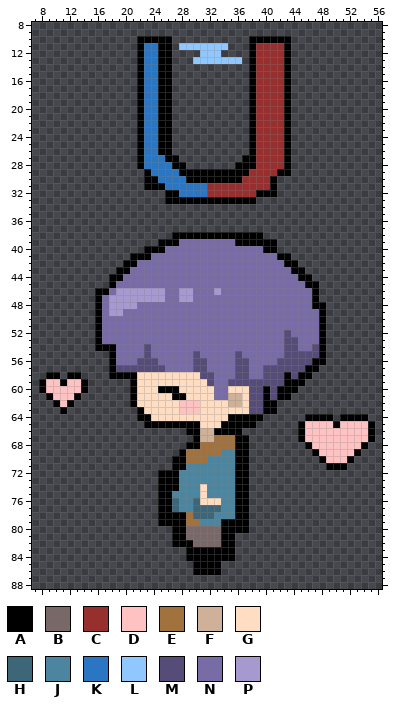
Edited in one commit: sprite sheet (Content/Sprites/mc/mc flirt 2.png). The picture above is the old version.
The file is 64x94 pixels. Shown: x 7..56, y 8..88.
Palette (. is transparent): A #000000  B #796868  C #982f2f  D #ffc2c2  E #a2723e  F #cfb199  G #ffddc2  H #3e6679  J #4c85a0  K #2b76c2  L #91c7ff  M #554c78  N #786ba6  P #a599cf
Pixels before (only the part around the change), first column x 7:
 8 ..................................................
 9 ..................................................
10 ...............AAAAA...........AAAAAA.............
11 ...............AKKAA.LLLLLLL...ACCCCA.............
12 ...............AKKAA....LLL....ACCCCA.............
13 ...............AKKAA...LLLLLLL.ACCCCA.............
14 ...............AKKAA...........ACCCCA.............
15 ...............AKKAA...........ACCCCA.............
16 ...............AKKAA...........ACCCCA.............
17 ...............AKKAA...........ACCCCA.............
18 ...............AKKAA...........ACCCCA.............
19 ...............AKKAA...........ACCCCA.............
20 ...............AKKAA...........ACCCCA.............
21 ...............AKKAA...........ACCCCA.............
22 ...............AKKAA...........ACCCCA.............
23 ...............AKKAA...........ACCCCA.............
24 ...............AKKAA...........ACCCCA.............
25 ...............AKKAA...........ACCCCA.............
26 ...............AKKAA...........ACCCCA.............
27 ...............AKKKAA.........AACCCCA.............
28 ...............AKKKKAA.......AAACCCCA.............
29 ................AKKKKAAAAAAAAAACCCCAA.............
30 ................AAKKKKAAAAAAAACCCCA...............
31 ................AAAKKKKKKCCCCCCCCCA...............
32 ...................AAKKKKCCCCCCCAAA...............
33 ...................AAAAAAAAAAAAA..................
34 ..................................................
35 ..................................................
36 ..................................................
37 ..................................................
38 ....................AAAAAAAAAAAAA.................
39 ..................AAANNNNNNNNAAAAAA...............
40 ................AAANNNNNNNNNNNNNNAA...............
41 ..............AAANNNNNNNNNNNNNNNNNNAA.............
42 .............AANNNNNNNNNNNNNNNNNNNNNAA............
43 ............AANNNNNNNNNNNNNNNNNNNNNNNAA...........
44 ...........AANNNNNNNNNNNNNNNNNNNNNNNNNAA..........
45 ...........ANNNNNNNNNNNNNNNNNNNNNNNNNNNAA.........
46 .........AANPPPPPPPNNPPNNNPNNNNNNNNNNNNNA.........
47 .........ANPPPPPPPPNNPPNNNNNNNNNNNNNNNNNA.........
48 .........ANPPPPNNNNNNNNNNNNNNNNNNNNNNNNNAA........
49 .........ANPPNNNNNNNNNNNNNNNNNNNNNNNNNNNNA........
50 .........ANNNNNNNNNNNNNNNNNNNNNNNNNNNNNNNA........
51 .........ANNNNNNNNNNNNNNNNNNNNNNNNNNNNNNNA........
52 .........ANNNNNNNNNNNNNNNNNNNNNNNNNNMNNNNA........
53 .........ANNNNNNNNNNNNNNNNNNNNNNNNNNMMNNNA........
54 .........AAANNNNMNNNNNNNNNNNNNNNNNNNMMNNMA........
55 ...........ANNNNMNNNNNNMNNNNNMNNNNNNMMMMMA........
56 ...........ANNNMMMNNNNNMMNNNNMMNNNNMMMMMAA........
57 ...........AMMMMMMMNNNNMMNNNNMMNNMMMMMMAA.........
58 ..AA.AA....AAAAGGGGGGGGGMMNNNMMNNMMMAMAA..........
59 .ADDADDA......AGGGGGGGGGGMNNMMMMMMMMAAA...........
60 .ADDDDDA......AGGGAAAGGGGGNNGGGMMAMAAA............
61 ..ADDDA.......AGGGGGAAGGGGNNFFGMMAMAA.............
62 ...ADA........AGGGGGGDDDGGGGFFGMMAA...............
63 ....A..........AGGGGGDDDGGGGGGGMMAA...............
64 ...............AAGGGGGGGGGGGAAAAA......AAAA.AAAA..
65 ................AAAAAAAAGGGAAAAA......ADDDDADDDDA.
66 ......................AAFFAAAA........ADDDDDDDDDA.
67 .......................AFFEEEAA.......ADDDDDDDDDA.
68 ......................AAEEEEEAA........ADDDDDDDA..
69 .....................AEEEEEJJAA.........ADDDDDA...
70 ....................AAEEEJJJJAA..........ADDDA....
71 ....................AAJJJJJJJAA...........AAA.....
72 ..................AAAJJJJJJJJAA...................
73 ..................AAAJJJJJJJJAA...................
74 ..................AAAJJJGJJJJAA...................
75 ..................AAJJJJGJJJJAA...................
76 ..................AAHJJHGGGJJAA...................
77 ..................AAHJJHHHHJJAA...................
78 ..................AAAAEHHHJJJAA...................
79 ..................AAAAEEJJJAAAA...................
80 ....................AABBBBBAAAA...................
81 ....................AABBBBBAA.....................
82 ....................AAABBBBAA.....................
83 ......................AAAAAAA.....................
84 ......................AAAAAAA.....................
85 .......................AAAA.......................
86 .......................AAAA.......................
87 ..................................................
88 ..................................................
After the commit:
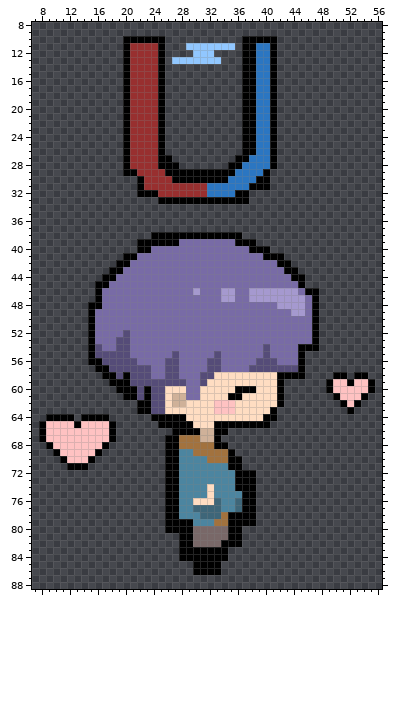
The exact change:
y 10: x 20..21 .. -> AA; x 26 A -> .; x 37 . -> A; x 42..43 AA -> ..
y 11: x 20..24 ..AKK -> ACCCC; x 26 A -> .; x 28 L -> .; x 35 . -> L; x 37 . -> A; x 39..43 CCCCA -> KKA..
y 12: x 20..24 ..AKK -> ACCCC; x 26 A -> .; x 30 . -> L; x 33 L -> .; x 37 . -> A; x 39..43 CCCCA -> KKA..
y 13: x 20..24 ..AKK -> ACCCC; x 26..29 A... -> .LLL; x 34..37 LLL. -> ...A; x 39..43 CCCCA -> KKA..
y 14..26: x 20..24 ..AKK -> ACCCC; x 26 A -> .; x 37 . -> A; x 39..43 CCCCA -> KKA..
y 27: x 20..25 ..AKKK -> ACCCCA; x 27 A -> .; x 36 . -> A; x 38..43 ACCCCA -> KKKA..
y 28: x 20..26 ..AKKKK -> ACCCCAA; x 28 A -> .; x 35 . -> A; x 37..43 AACCCCA -> KKKKA..
y 29: x 20..27 ...AKKKK -> AACCCCAA; x 36..43 AACCCCAA -> KKKKA...
y 30: x 22..28 .AAKKKK -> ACCCCAA; x 35..41 AACCCCA -> KKKKAA.
y 31: x 22..41 .AAAKKKKKKCCCCCCCCCA -> ACCCCCCCCCKKKKKKAAA.
y 32: x 22..41 ....AAKKKKCCCCCCCAAA -> AAACCCCCCCKKKKAA....
y 33: x 25 . -> A; x 38 A -> .
y 38: x 24..26 ... -> AAA; x 37..39 AAA -> ...
y 39: x 22..24 ... -> AAA; x 39..41 AAA -> ...
y 40: x 22 . -> A; x 24..25 AA -> NN; x 38..39 NN -> AA; x 41 A -> .
y 41: x 20 . -> A; x 22..23 AA -> NN; x 40..41 NN -> AA; x 43 A -> .
y 42: x 19 . -> A; x 21 A -> N; x 42 N -> A; x 44 A -> .
y 43: x 18 . -> A; x 20 A -> N; x 43 N -> A; x 45 A -> .
y 44: x 17 . -> A; x 19 A -> N; x 44 N -> A; x 46 A -> .
y 45: x 16..18 ..A -> AAN; x 45..47 NAA -> A..
y 46: x 17 A -> N; x 19..25 PPPPPPP -> NNNNNNN; x 28..30 PPN -> NNP; x 33..35 PNN -> NPP; x 38..44 NNNNNNN -> PPPPPPP; x 46 N -> A
y 47: x 18..25 PPPPPPPP -> NNNNNNNN; x 28..29 PP -> NN; x 34..35 NN -> PP; x 38..45 NNNNNNNN -> PPPPPPPP
y 48: x 15 . -> A; x 18..21 PPPP -> NNNN; x 42..45 NNNN -> PPPP; x 48 A -> .
y 49: x 15..16 .A -> AN; x 18..19 PP -> NN; x 44..45 NN -> PP; x 47..48 NA -> A.
y 50..51: x 15..16 .A -> AN; x 47..48 NA -> A.
y 52: x 15..16 .A -> AN; x 20 N -> M; x 43 M -> N; x 47..48 NA -> A.
y 53: x 15..16 .A -> AN; x 19..20 NN -> MM; x 43..44 MM -> NN; x 47..48 NA -> A.
y 54: x 15..20 .AAANN -> AMNNMM; x 23 M -> N; x 40 N -> M; x 43..48 MMNNMA -> NNAAA.
y 55: x 15..20 ...ANN -> AMMMMM; x 23 M -> N; x 27 N -> M; x 30 M -> N; x 33 N -> M; x 36 M -> N; x 40 N -> M; x 43..48 MMMMMA -> NNA...
y 56: x 15..24 ...ANNNMMM -> AAMMMMMNNN; x 26..27 NN -> MM; x 30..33 MMNN -> NNMM; x 36..37 MM -> NN; x 39..48 NNNMMMMMAA -> MMMNNNA...
y 57: x 16..18 ..A -> AAM; x 24..27 MMNN -> NNMM; x 30..33 MMNN -> NNMM; x 36..39 MMNN -> NNMM; x 45..47 MAA -> A..
y 58: x 9..10 AA -> ..; x 12..13 AA -> ..; x 17 . -> A; x 19 A -> M; x 21..30 AGGGGGGGGG -> MMMNNMMNNN; x 33..42 NNNMMNNMMM -> GGGGGGGGGA; x 44 M -> A; x 46 A -> .; x 50..51 .. -> AA; x 53..54 .. -> AA
y 59: x 8..14 ADDADDA -> .......; x 18..45 ...AGGGGGGGGGGMNNMMMMMMMMAAA -> AAAMMMMMMMMNNMGGGGGGGGGGA...; x 49..55 ....... -> ADDADDA
y 60: x 8..14 ADDDDDA -> .......; x 19..20 .. -> AA; x 22..27 GGGAAA -> MAMMGG; x 29..30 GG -> NN; x 33..34 NN -> GG; x 36..41 GGMMAM -> AAAGGG; x 43..44 AA -> ..; x 49..55 ....... -> ADDDDDA
y 61: x 9..13 ADDDA -> .....; x 20 . -> A; x 22..25 GGGG -> MAMM; x 27..30 AAGG -> FFNN; x 33..36 NNFF -> GGAA; x 38..41 MMAM -> GGGG; x 43 A -> .; x 50..54 ..... -> ADDDA
y 62: x 10..12 ADA -> ...; x 21..25 AGGGG -> .AAMM; x 27..30 GDDD -> FFGG; x 33..36 GGFF -> DDDG; x 38..42 MMAA. -> GGGGA; x 51..53 ... -> ADA
y 63: x 11 A -> .; x 23..25 GGG -> AMM; x 28..30 DDD -> GGG; x 33..35 GGG -> DDD; x 38..40 MMA -> GGG; x 52 . -> A
y 64: x 9..12 .... -> AAAA; x 14..17 .... -> AAAA; x 22..28 AAGGGGG -> ..AAAAA; x 35..41 AAAAA.. -> GGGGGAA; x 46..49 AAAA -> ....; x 51..54 AAAA -> ....
y 65: x 8..18 ........... -> ADDDDADDDDA; x 23..24 AA -> ..; x 30 A -> G; x 33 G -> A; x 39..40 .. -> AA; x 45..55 ADDDDADDDDA -> ...........
y 66: x 8..18 ........... -> ADDDDDDDDDA; x 27..28 .. -> AA; x 35..36 AA -> ..; x 45..55 ADDDDDDDDDA -> ...........
y 67: x 8..18 ........... -> ADDDDDDDDDA; x 26..30 ....A -> AAEEE; x 33..37 EEEAA -> A....; x 45..55 ADDDDDDDDDA -> ...........
y 68: x 9..17 ......... -> ADDDDDDDA; x 26..30 ...AA -> AAEEE; x 33..37 EEEAA -> AA...; x 46..54 ADDDDDDDA -> .........
y 69: x 10..16 ....... -> ADDDDDA; x 26..29 ..AE -> AAJJ; x 34..37 JJAA -> EA..; x 47..53 ADDDDDA -> .......
y 70: x 11..15 ..... -> ADDDA; x 26 . -> A; x 28..35 AEEEJJJJ -> JJJJEEEA; x 37 A -> .; x 48..52 ADDDA -> .....
y 71: x 12..14 ... -> AAA; x 26 . -> A; x 28 A -> J; x 35 J -> A; x 37 A -> .; x 49..51 AAA -> ...
y 72..73: x 25 A -> .; x 38 . -> A
y 74: x 25 A -> .; x 31..32 GJ -> JG; x 38 . -> A
y 75: x 25 A -> .; x 27 J -> A; x 31..32 GJ -> JG; x 36 A -> J; x 38 . -> A
y 76: x 25 A -> .; x 27 H -> A; x 30 H -> G; x 33 G -> H; x 36 A -> H; x 38 . -> A
y 77: x 25 A -> .; x 27 H -> A; x 36 A -> H; x 38 . -> A
y 78: x 25 A -> .; x 28..30 AEH -> JJJ; x 33..35 JJJ -> HEA; x 38 . -> A
y 79: x 25 A -> .; x 29..30 EE -> AJ; x 33..34 JA -> EE; x 38 . -> A
y 80: x 26 . -> A; x 29 B -> A; x 34 A -> B; x 37 A -> .
y 81: x 27 A -> .; x 29 B -> A; x 34 A -> B; x 36 . -> A
y 82: x 27 A -> .; x 36 . -> A
y 83..84: x 28 . -> A; x 35 A -> .
